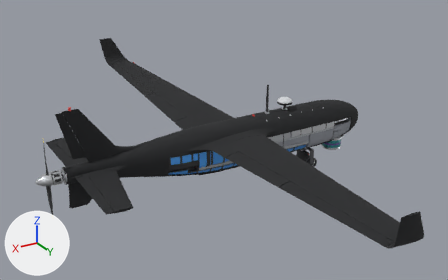
The Blender file survey_drone.blend: old version first, new version second.
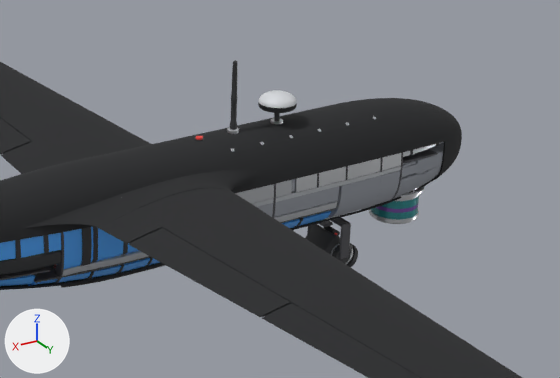
The first picture shows the older version from a 50 mm camera at (1.6, 2.61, 1.33) aimed at (0.04, 0.02, 0.03). The close-ups show the older and then the newer version on the part from 39% to 89% of the width and 22% to 75% of the height of that picture. Only the edits that show in the close-ups are written down. Lighting does not change. The marker at lower left points along +X, +Y and +Z.

In view in the first close-up: 'Aileron_R', 'Airframe_Structure', 'Battery_Pack', 'Cable_Ducts', 'Flap_R', 'Foam_Cradles', 'Foam_Infill', 'Fuselage_Shell', 'LiDAR_Sensor', 'Mapping_Camera', 'Top_Hatch', 'Wing_Fairings', 'Wing_L', 'Wing_R' and 11 more.
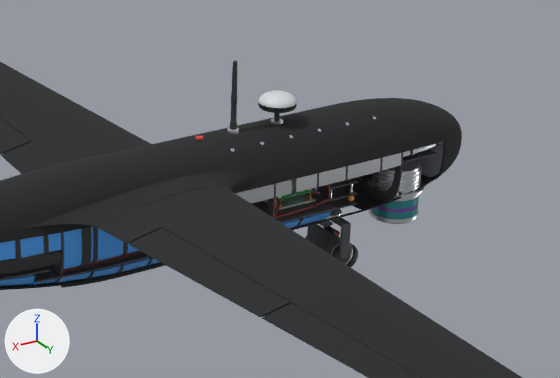
Diff of the bpy script that builds the scene:
```diff
--- a/survey_drone.blend.py
+++ b/survey_drone.blend.py
@@ ob_foam_cradles @@
-ob_foam_cradles = bpy.data.objects.new('Foam_Cradles', me_foam_cradles)
-ob_foam_cradles.parent = ob_surveydrone
-ob_foam_cradles.location = (-0.147, 0.0, 0.000539)
@@ ob_cable_ducts @@
-ob_cable_ducts = bpy.data.objects.new('Cable_Ducts', me_cable_ducts)
-ob_cable_ducts.parent = ob_surveydrone
-ob_cable_ducts.location = (-0.207, 0.0, -0.0385)
@@ ob_foam_infill @@
-ob_foam_infill = bpy.data.objects.new('Foam_Infill', me_foam_infill)
-ob_foam_infill.parent = ob_surveydrone
-ob_foam_infill.location = (0.0935, 0.0, 0.009)
```

Pixel boxes (x1, y1, x2, y2) of what changed, in the close-ups (560 x 378 px):
'Foam_Cradles', deleted: before (257, 147, 443, 218)
'Cable_Ducts', deleted (mostly hidden): before (55, 166, 401, 276)
'Foam_Infill', deleted (mostly hidden): before (292, 161, 416, 191)
'Airframe_Structure', unchanged, uncovered by the edit: (0, 153, 403, 284) in both
